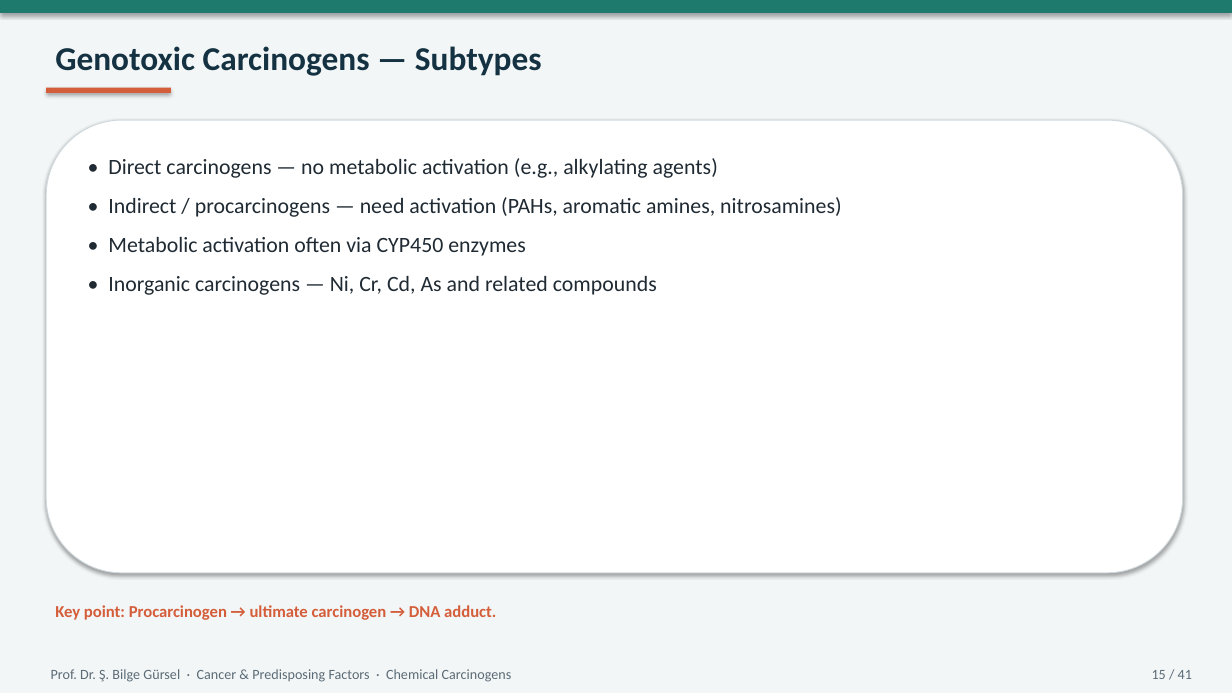
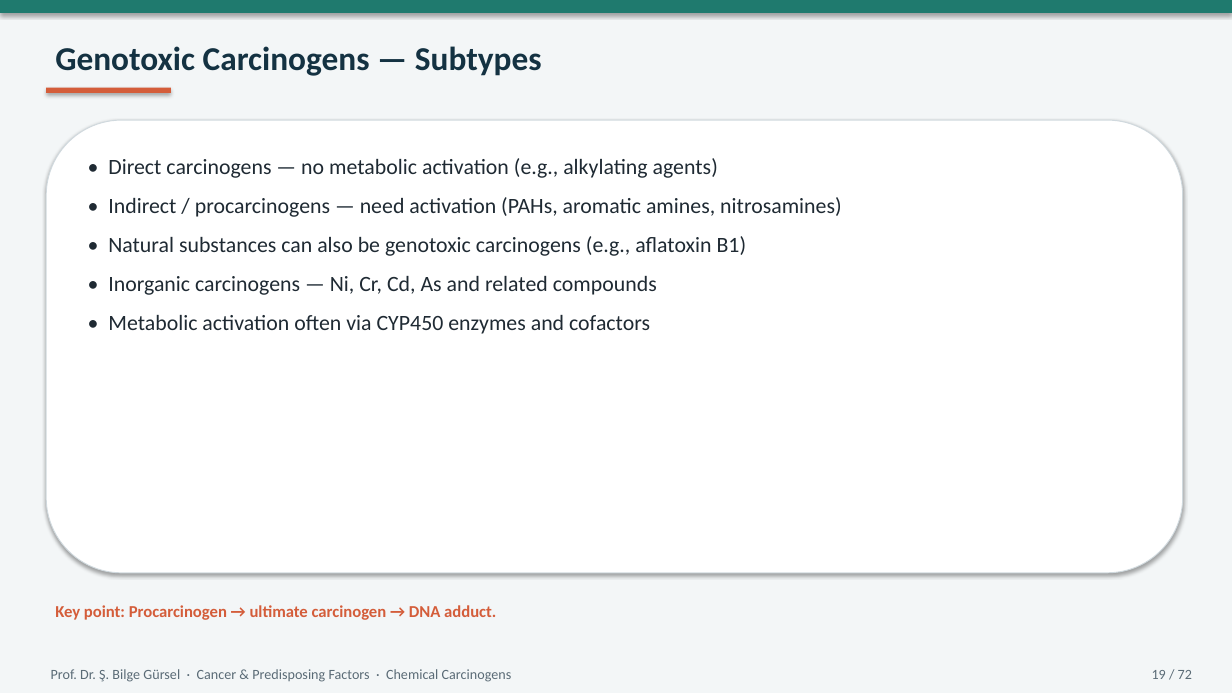
Before and after one commit to bilgegursel/RT-and-AI, a slide deck: slide 19 of elektif-radyasyon-onkolojisi-donem5/chemical-carcinogens-lecture/Cancer_Predisposing_Factors_Chemical_Tobacco_Radiation.pptx (slide 15 before the commit). Drawn at 1232x693 pixels with LibreOffice and Linux fonts; fonts in the diff are those of the drawing. Boxes give left, top, right and bottom in pixels: in the first picture for what was removed or moved away, otherwise in the second. Text is boxed around its words. In the diff, an @@ line names an element or a change of style, - is before the commit and + after.

```diff
--- a/elektif-radyasyon-onkolojisi-donem5/chemical-carcinogens-lecture/Cancer_Predisposing_Factors_Chemical_Tobacco_Radiation.pptx
+++ b/elektif-radyasyon-onkolojisi-donem5/chemical-carcinogens-lecture/Cancer_Predisposing_Factors_Chemical_Tobacco_Radiation.pptx
@@ text at [108,236,747,256]: text changed @@
-• Metabolic activation often via CYP450 enzymes
+• Natural substances can also be genotoxic carcinogens (e.g., aflatoxin B1)
@@ text at [108,315,650,334]: paragraph added @@
+• Metabolic activation often via CYP450 enzymes and cofactors
@@ text at [1152,670,1192,679]: text changed @@
-15 / 41
+19 / 72
```
Also in this commit, not shown: 38 other slides changed, 32 slides added, 1 slide removed, 3 other files.
